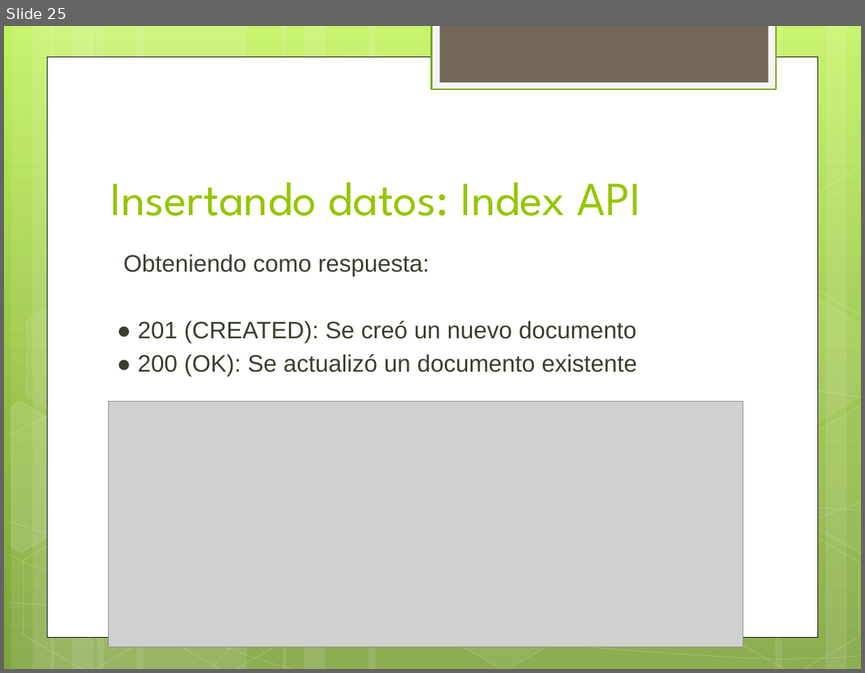
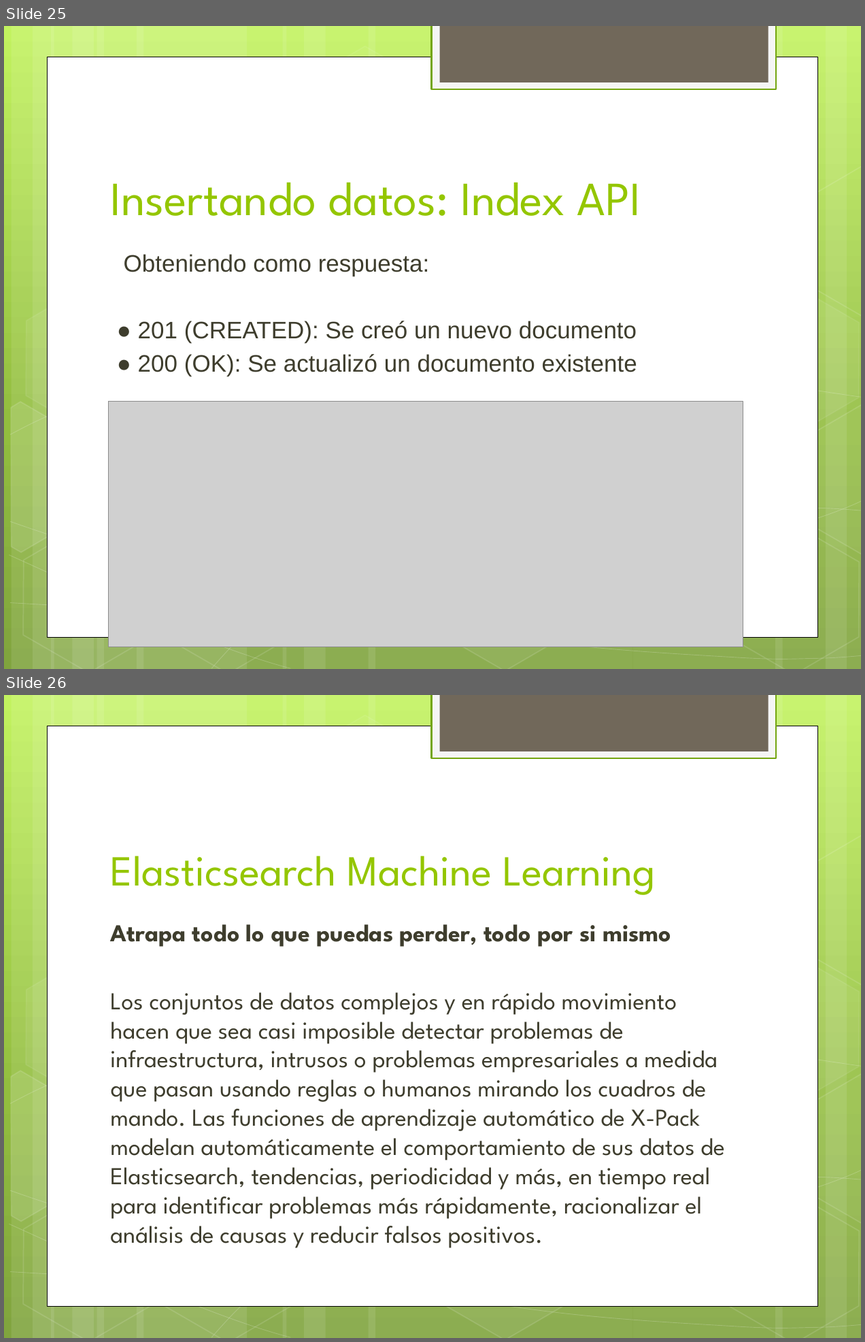
Before and after one commit to danielrpg/searchEngineAPI, a slide deck: document/ElasticSearch.pptx. Shown one above the other, each under a label of ours: slide 25 before the commit, slides 25 and 26 after it. The pictures are 865x673 and 865x1342 pixels, drawn with LibreOffice and Linux fonts; fonts in the diff are those of the drawing; grey boxes stand for pictures. Boxes give left, top, right and bottom in pixels: in the first picture for what was removed or moved away, otherwise in the second. Text is boxed around its words. In the diff, an @@ line names an element or a change of style, - is before the commit and + after.

```diff
--- a/document/ElasticSearch.pptx
+++ b/document/ElasticSearch.pptx
@@ slide 26 added at bbox=[4, 695, 861, 1338], background gradient #C3F35F to #93BF3F to #81A53E; not listed: 31 template elements that a slide beside it also shows @@
@@ title added at bbox=[110, 855, 655, 895], 36 pt, text #94C600 @@
+Elasticsearch Machine Learning
@@ text added at bbox=[110, 924, 725, 1248], 20.4 pt, text #3E3D2D @@
+Atrapa todo lo que puedas perder, todo por si mismo
+Los conjuntos de datos complejos y en rápido movimiento hacen que sea casi imposible detectar problemas de infraestructura, intrusos o problemas empresariales a medida que pasan usando reglas o humanos mirando los cuadros de mando. Las funciones de aprendizaje automático de X-Pack modelan automáticamente el comportamiento de sus datos de Elasticsearch, tendencias, periodicidad y más, en tiempo real para identificar problemas más rápidamente, racionalizar el análisis de causas y reducir falsos positivos.
```
Also in this commit, not shown: 8 other slides added, 2 other files.
